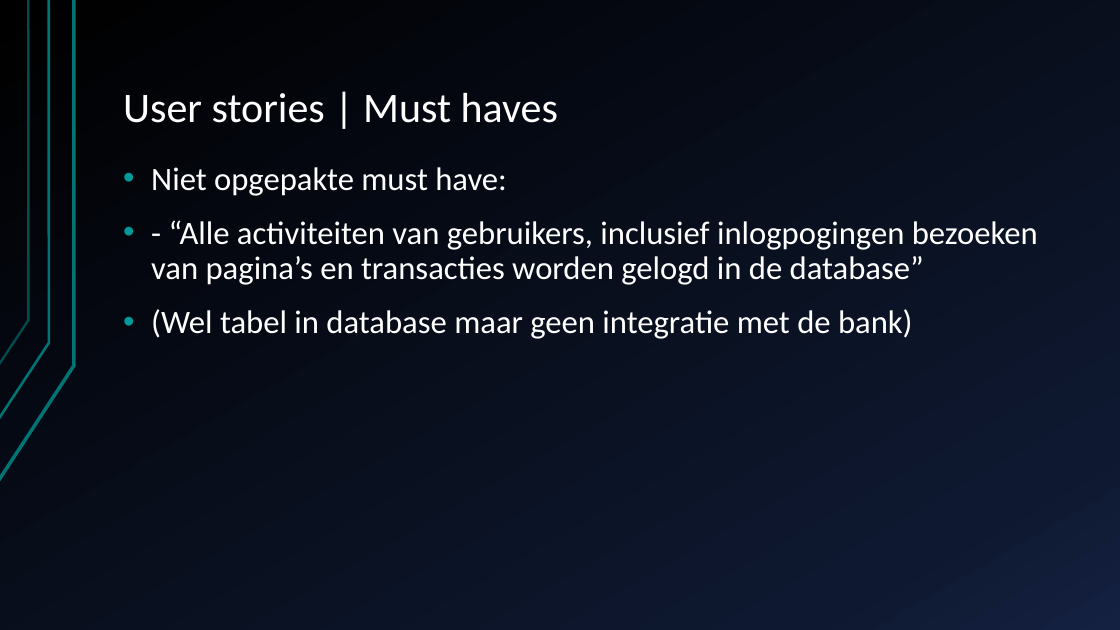
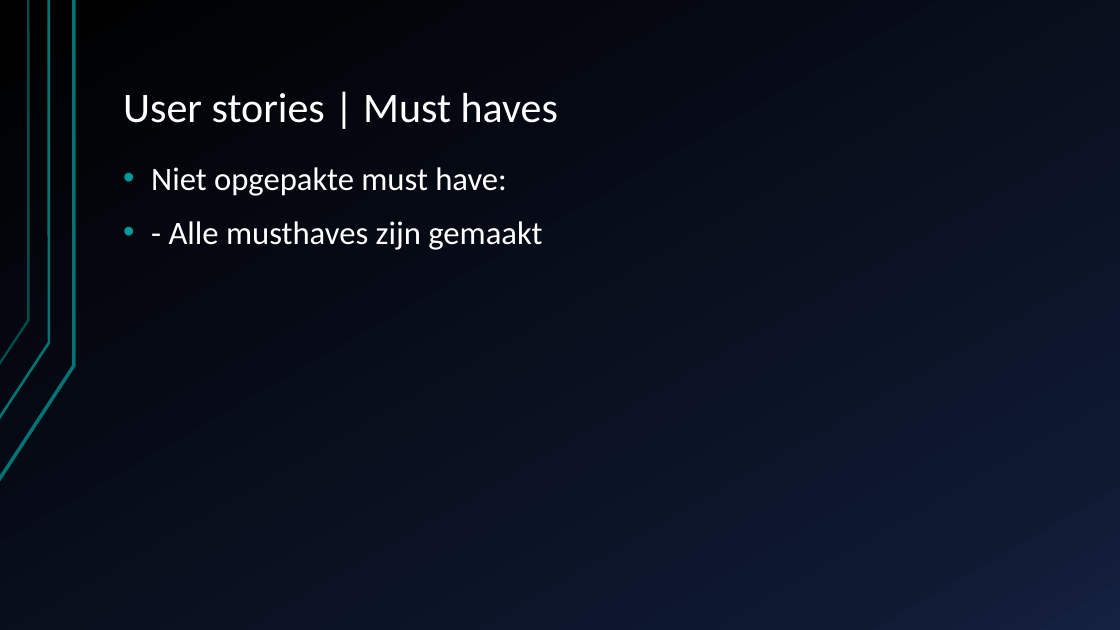
Before and after one commit to JellevanKoppen/Project_3_Bank, a slide deck: slide 3 of Documentatie/Project 3 Bank.pptx. Drawn at 1120x630 pixels with LibreOffice and Linux fonts; fonts in the diff are those of the drawing. Boxes give left, top, right and bottom in pixels: in the first picture for what was removed or moved away, otherwise in the second. Text is boxed around its words. In the diff, an @@ line names an element or a change of style, - is before the commit and + after.

```diff
--- a/Documentatie/Project 3 Bank.pptx
+++ b/Documentatie/Project 3 Bank.pptx
@@ text at [169, 221, 542, 250]: text changed @@
-• - “Alle activiteiten van gebruikers, inclusief inlogpogingen bezoeken van pagina’s en transacties worden gelogd in de database”
-• (Wel tabel in database maar geen integratie met de bank)
+• - Alle musthaves zijn gemaakt
```
Also in this commit, not shown: 10 other files.
